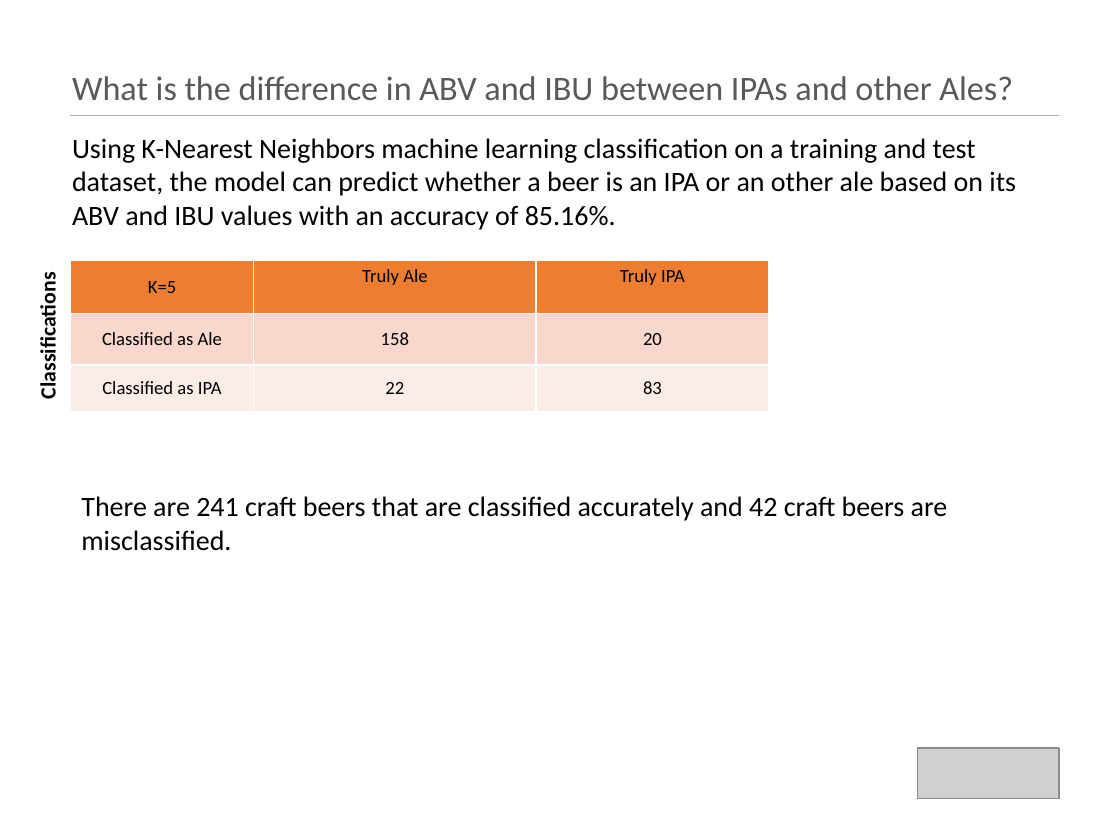
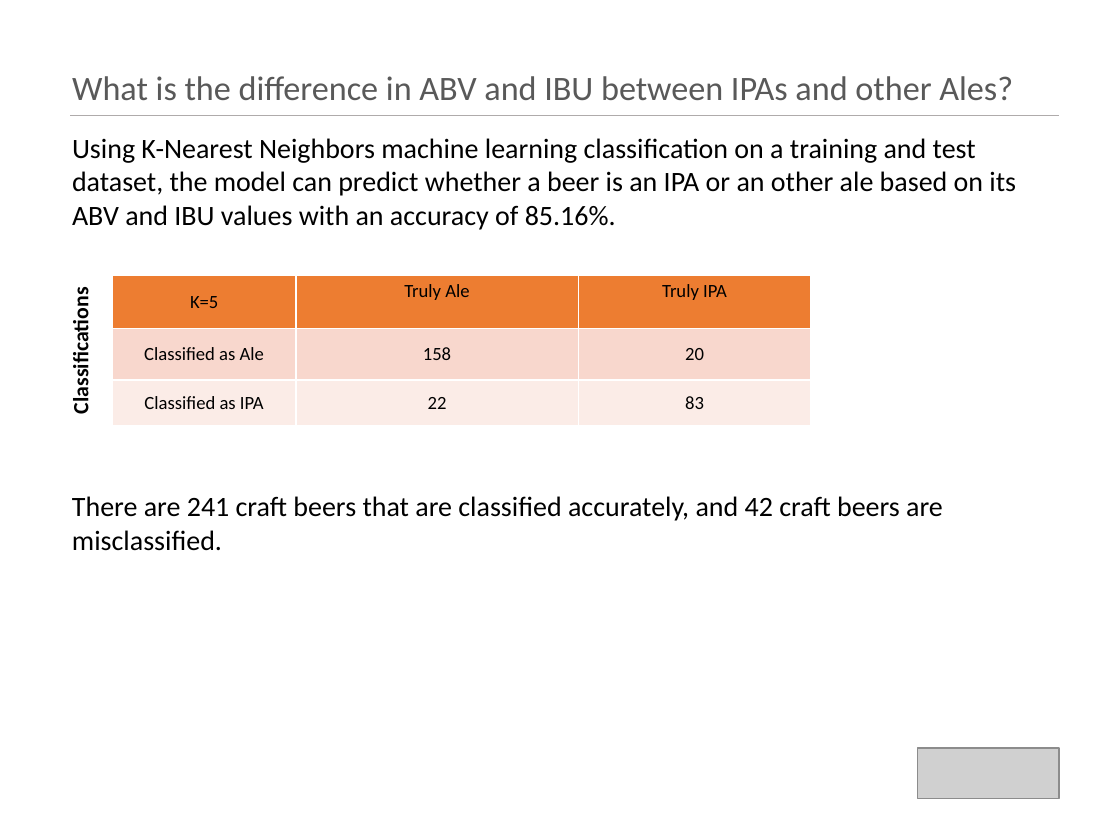
Before and after one commit to kristxh/6306-CaseStudy1-Beer, a slide deck: slide 11 of case_study_1_budweiser.pptx (slide 10 before the commit). Drawn at 1120x840 pixels with LibreOffice and Linux fonts; fonts in the diff are those of the drawing; grey boxes stand for pictures. Boxes give left, top, right and bottom in pixels: in the first picture for what was removed or moved away, otherwise in the second. Text is boxed around its words. In the diff, an @@ line names an element or a change of style, - is before the commit and + after.

```diff
--- a/case_study_1_budweiser.pptx
+++ b/case_study_1_budweiser.pptx
@@ text "Classifications": place and size @@
-text "Classifications" at <box>35,284,62,395</box>
+text "Classifications" at <box>68,299,95,410</box>
@@ table: place and size @@
-table at <box>71,260,769,411</box>
+table at <box>112,276,811,427</box>
@@ text at <box>72,496,943,551</box>: text changed @@
-There are 241 craft beers that are classified accurately and 42 craft beers are misclassified.
+There are 241 craft beers that are classified accurately, and 42 craft beers are misclassified.
```
Also in this commit, not shown: 9 other slides changed, 1 slide added, 2 other files.
